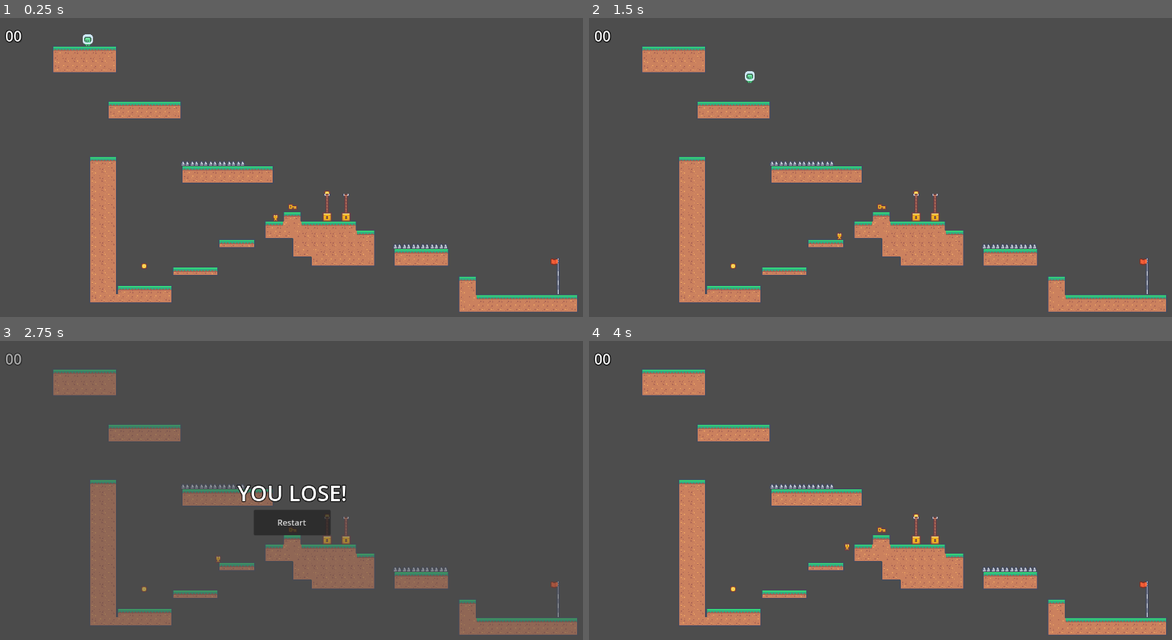
Above: before the commit, frames 1-4 (two rows, left to right).
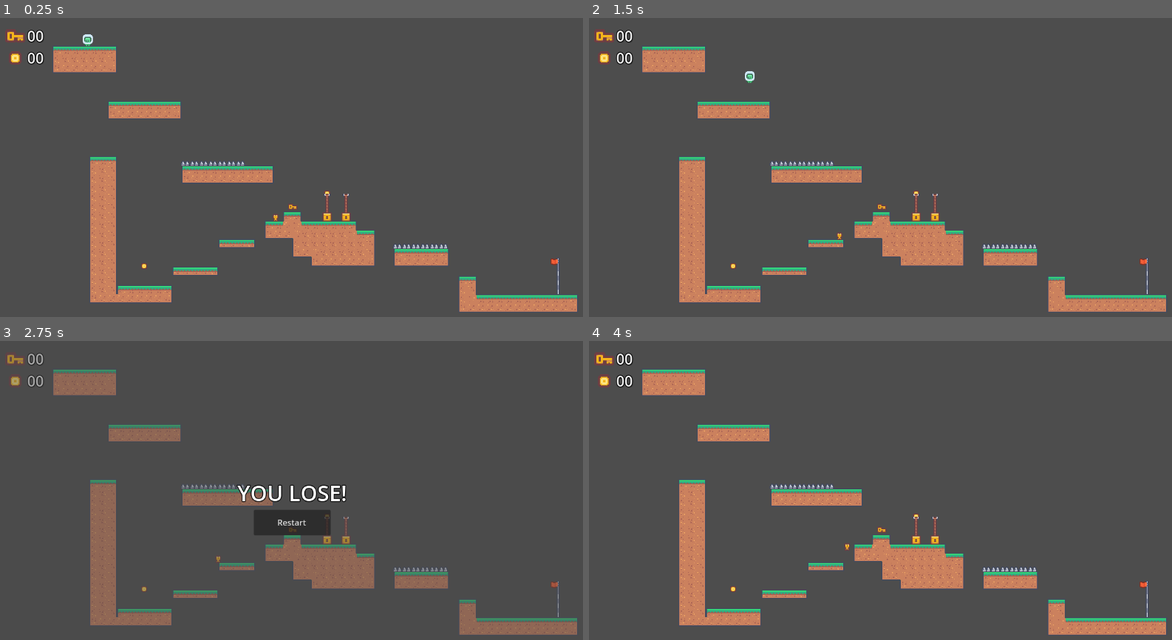
Above: after the commit, the same moments.

Repository: Ruellia42/eus2425
Game: Godot game, scene res://scenes/level_sample.tscn
The game is run twice, just before and just after one commit, with the same random seed, the same clock (stepped at 60 frames per second) and the same inputs.
Inputs:
- Up to frame 1 (0.25 s): no input
- Up to frame 2 (1.5 s): tap Enter (ui_accept) at 0.5, 0.77 s; hold Right (ui_right) from 0.53 s (still down)
- Up to frame 3 (2.75 s): tap Enter (ui_accept) at 1.52 s; release Right (ui_right) at 2.03 s; hold Left (ui_left) from 2.03 s (still down)
- Up to frame 4 (4 s): release Left (ui_left) at 2.75 s; click "Restart" at 2.75 s; tap Enter (ui_accept) at 3.5, 3.77 s; hold Right (ui_right) from 3.53 s (still down)

The runs differ from the first frame. In frame 1, 0.4% of the frame differs, in the area x 0-8%, y 3-16%; in frame 2, 0.4%; in frame 3, 0.3%; in frame 4, 0.4%.

Commit message:
implement key ui

Diff:
--- a/scenes/ui_score.tscn
+++ b/scenes/ui_score.tscn
@@ -1,6 +1,8 @@
-[gd_scene load_steps=3 format=3 uid="uid://dkl4mmya0asgj"]
+[gd_scene load_steps=5 format=3 uid="uid://dkl4mmya0asgj"]
 
 [ext_resource type="Script" path="res://scripts/ui_score.gd" id="1_jkb5c"]
+[ext_resource type="Texture2D" uid="uid://cmhkt733grqku" path="res://plugins/kenney_pixel-platformer/Tiles/tile_0151.png" id="2_vq28w"]
+[ext_resource type="Texture2D" uid="uid://x0x8c5hsh2vn" path="res://plugins/kenney_pixel-platformer/Tiles/tile_0027.png" id="3_gy4e3"]
 
 [sub_resource type="LabelSettings" id="LabelSettings_nuive"]
 font_size = 28
@@ -9,9 +11,10 @@
 shadow_size = 6
 shadow_color = Color(0, 0, 0, 0.243137)
 
-[node name="UIScore" type="CanvasLayer" node_paths=PackedStringArray("label")]
+[node name="UIScore" type="CanvasLayer" node_paths=PackedStringArray("label", "label_keys")]
 script = ExtResource("1_jkb5c")
 label = NodePath("MarginContainer/VBoxContainer/HBoxContainer/Label")
+label_keys = NodePath("MarginContainer/VBoxContainer/HBoxContainer2/Label")
 
 [node name="MarginContainer" type="MarginContainer" parent="."]
 anchors_preset = 15
@@ -27,8 +30,27 @@
 [node name="VBoxContainer" type="VBoxContainer" parent="MarginContainer"]
 layout_mode = 2
 
+[node name="HBoxContainer2" type="HBoxContainer" parent="MarginContainer/VBoxContainer"]
+layout_mode = 2
+
+[node name="TextureRect" type="TextureRect" parent="MarginContainer/VBoxContainer/HBoxContainer2"]
+layout_mode = 2
+texture = ExtResource("3_gy4e3")
+expand_mode = 2
+
+[node name="Label" type="Label" parent="MarginContainer/VBoxContainer/HBoxContainer2"]
+layout_mode = 2
+text = "00"
+label_settings = SubResource("LabelSettings_nuive")
+vertical_alignment = 1
+
 [node name="HBoxContainer" type="HBoxContainer" parent="MarginContainer/VBoxContainer"]
 layout_mode = 2
+
+[node name="TextureRect" type="TextureRect" parent="MarginContainer/VBoxContainer/HBoxContainer"]
+layout_mode = 2
+texture = ExtResource("2_vq28w")
+expand_mode = 2
 
 [node name="Label" type="Label" parent="MarginContainer/VBoxContainer/HBoxContainer"]
 layout_mode = 2
--- a/scripts/ui_score.gd
+++ b/scripts/ui_score.gd
@@ -2,11 +2,13 @@
 
 
 @export var label : Label
+@export var label_keys: Label
 var score : int = 0
 
 
 func _ready():
 	SignalBus.on_coin_pickup.connect(handle_coin_pickup)
+	SignalBus.on_keys_changed.connect(handle_key_change)
 	update_visuals()
 
 
@@ -14,6 +16,8 @@
 	score += 1
 	update_visuals()
 
+func handle_key_change(keys):
+	label_keys.text = str(keys).pad_zeros(2)
 
 func update_visuals():
 	label.text = str(score).pad_zeros(2)
